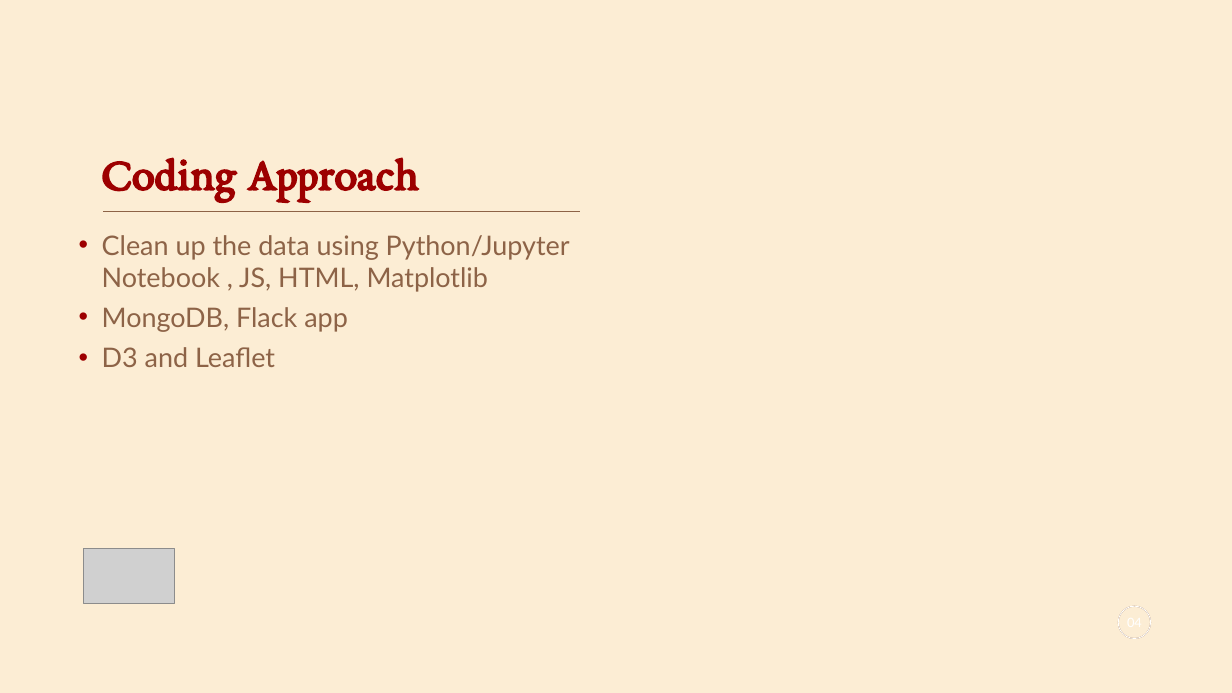
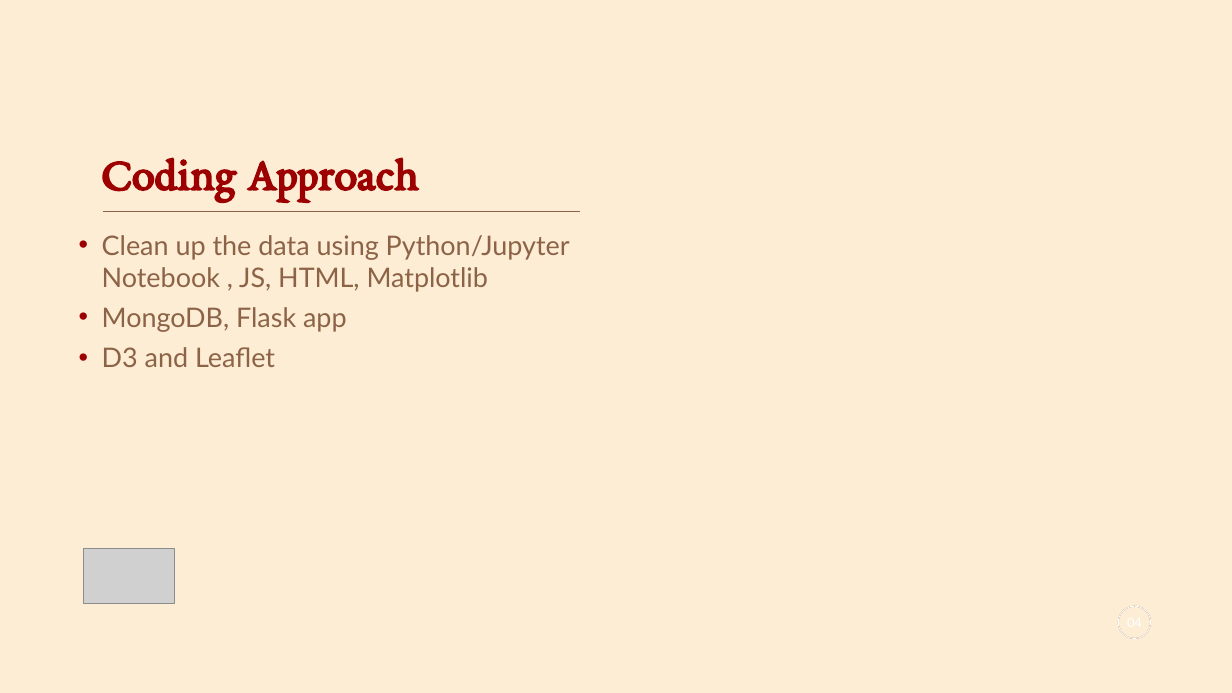
Before and after one commit to GregMaginn/Project-02, a slide deck: slide 4 of The YelProject.pptx. Drawn at 1232x693 pixels with LibreOffice and Linux fonts; fonts in the diff are those of the drawing; grey boxes stand for pictures; background and template pictures are left out. Boxes give left, top, right and bottom in pixels: in the first picture for what was removed or moved away, otherwise in the second. Text is boxed around its words. In the diff, an @@ line names an element or a change of style, - is before the commit and + after.

```diff
--- a/The YelProject.pptx
+++ b/The YelProject.pptx
@@ text at [102, 307, 347, 332]: text changed @@
-• MongoDB, Flack app
+• MongoDB, Flask app
```
Also in this commit, not shown: 1 other slide changed.
